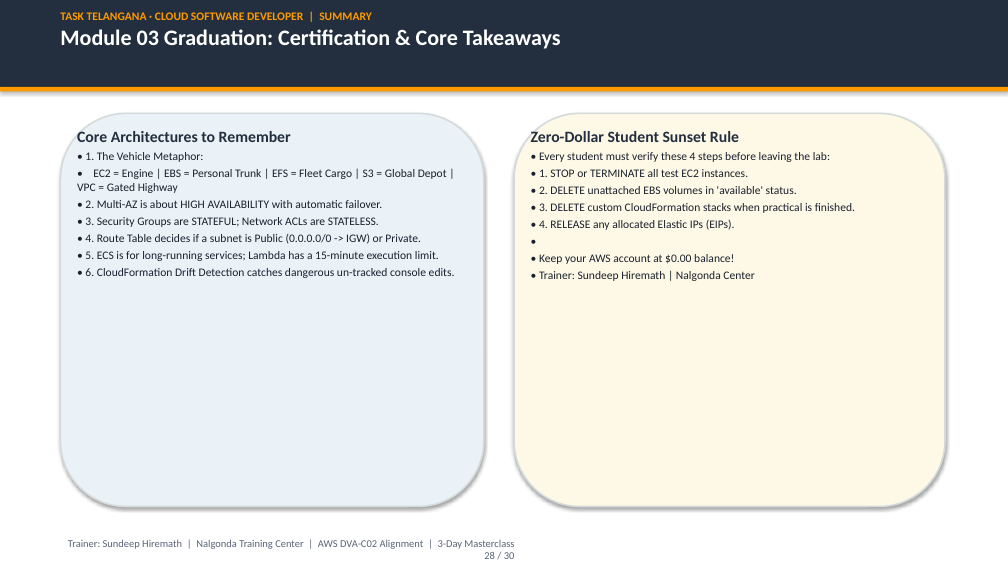
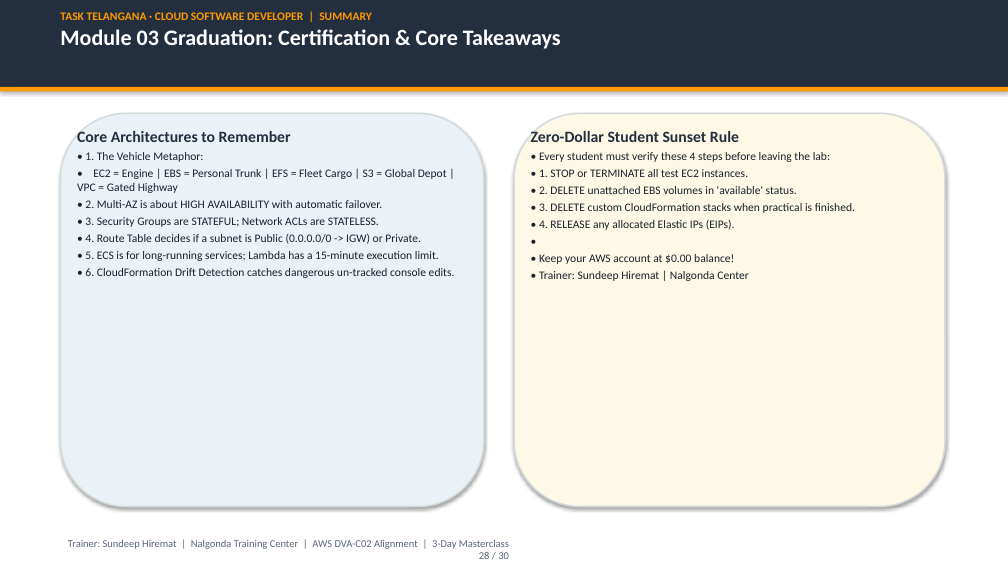
Before and after one commit to cloude-user/task, a slide deck: slide 28 of module_03_aws_core/presentation/Module_03_AWS_Core_Services_Masterclass_v2.pptx. Drawn at 1008x567 pixels with LibreOffice and Linux fonts; fonts in the diff are those of the drawing. Boxes give left, top, right and bottom in pixels: in the first picture for what was removed or moved away, otherwise in the second. Text is boxed around its words. In the diff, an @@ line names an element or a change of style, - is before the commit and + after.

```diff
--- a/module_03_aws_core/presentation/Module_03_AWS_Core_Services_Masterclass_v2.pptx
+++ b/module_03_aws_core/presentation/Module_03_AWS_Core_Services_Masterclass_v2.pptx
@@ text at <box>539,271,748,281</box>: text changed @@
-• Trainer: Sundeep Hiremath | Nalgonda Center
+• Trainer: Sundeep Hiremat | Nalgonda Center
@@ text at <box>68,539,509,549</box>: text changed @@
-Trainer: Sundeep Hiremath | Nalgonda Training Center | AWS DVA-C02 Alignment | 3-Day Masterclass
+Trainer: Sundeep Hiremat | Nalgonda Training Center | AWS DVA-C02 Alignment | 3-Day Masterclass
```
Also in this commit, not shown: 27 other slides changed, 20 other files.
